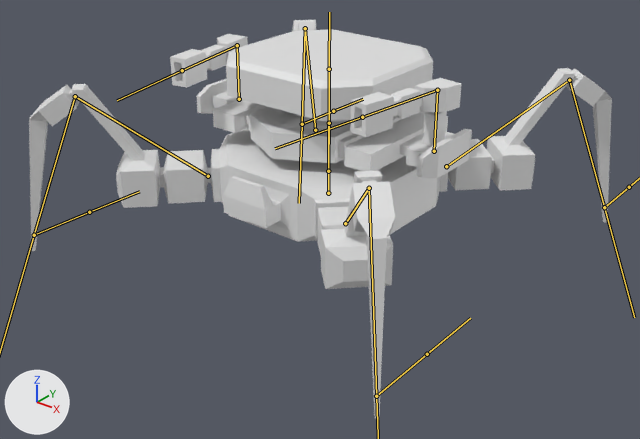
What one commit did to the FBX model Assets/Models/mech_spider.fbx.
Camera for both pictures: a 50 mm lens placed at (5.05, -6.45, 4.15), pointed at (0.13, -0.31, 0.34). Arrows for +X, +Y and +Z are at lower left; the lights stay in place. The bones that bend it are drawn over the model as lines.

Names of what the first picture shows: 'Turret'.
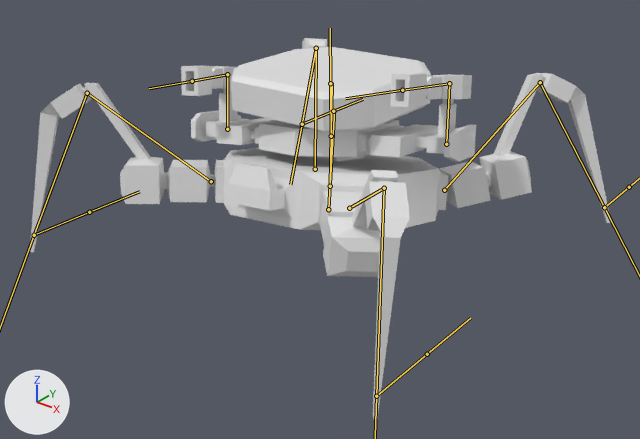
The newer file adds an action. The first version stands in its rest pose; the second is drawn at frame 17 of the action 'Armature|Shake'.

The edits, one by one:
Bone 'Spine' (bone_spine) moves from (0.0, 0.0, 0.0) to (0.0, -0.18, 0.0).
Bone 'Spine' (bone_spine) turns from (0, 0, 0) to (-14, 1, 6) degrees about its own x, y and z.
Bone 'Spine.001' (bone_spine_001) turns from (0, 0, 0) to (2, 13, 2) degrees about its own x, y and z.
Bone 'Spine.002' (bone_spine_002) turns from (0, 0, 0) to (12, -13, -6) degrees about its own x, y and z.
Bone 'BackLeg.L' (bone_backleg_l) turns from (0, 0, 0) to (0, -1, 16) degrees about its own x, y and z.
Bone 'BackFoot.L' (bone_backfoot_l) turns from (0, 0, 0) to (1, 0, -4) degrees about its own x, y and z.
Bone 'FrontLeg.L' (bone_frontleg_l) turns from (0, 0, 0) to (17, 2, -9) degrees about its own x, y and z.
Bone 'FrontFoot.L' (bone_frontfoot_l) turns from (0, 0, 0) to (6, 0, 1) degrees about its own x, y and z.
Bone 'BackLeg.R' (bone_backleg_r) turns from (0, 0, 0) to (0, 0, -32) degrees about its own x, y and z.
Bone 'BackFoot.R' (bone_backfoot_r) turns from (0, 0, 0) to (0, 0, 5) degrees about its own x, y and z.
Bone 'FrontLeg.R' (bone_frontleg_r) turns from (0, 0, 0) to (1, -1, 2) degrees about its own x, y and z.
Bone 'FrontFoot.R' (bone_frontfoot_r) turns from (0, 0, 0) to (0, 0, -1) degrees about its own x, y and z.

Where the change shows, as pixel boxes [x1, y1, x2, y2] in the pictures (640 x 439 px):
'Turret', posed: before [29, 20, 612, 419]; after [30, 38, 611, 419]
bone 'Spine', root to tip: before (328, 193) to (329, 95); after (328, 209) to (334, 108)
bone 'Spine.001', root to tip: before (328, 171) to (329, 70); after (330, 186) to (332, 82)
bone 'Spine.002', root to tip: before (329, 123) to (329, 69); after (331, 136) to (330, 83)
bone 'BackLeg.L', root to tip: before (446, 166) to (569, 80); after (444, 190) to (540, 82)
bone 'BackFoot.L', root to tip: before (569, 80) to (604, 207); after (540, 82) to (604, 207)
bone 'FrontLeg.L', root to tip: before (345, 223) to (369, 188); after (349, 208) to (384, 188)
bone 'FrontFoot.L', root to tip: before (369, 188) to (376, 396); after (384, 188) to (376, 396)
bone 'BackLeg.R', root to tip: before (315, 130) to (305, 28); after (315, 169) to (316, 48)
bone 'BackFoot.R', root to tip: before (305, 28) to (302, 124); after (316, 48) to (302, 124)
bone 'FrontLeg.R', root to tip: before (208, 176) to (75, 96); after (211, 181) to (87, 93)
bone 'FrontFoot.R', root to tip: before (75, 96) to (34, 235); after (87, 93) to (34, 235)
